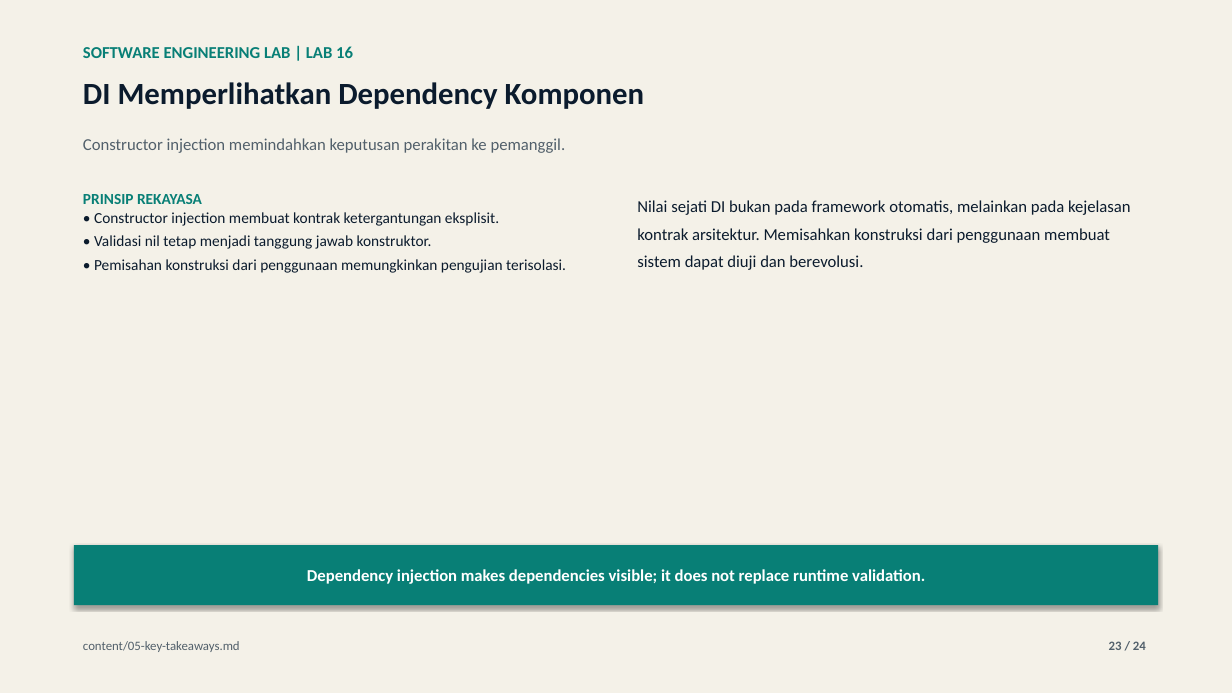
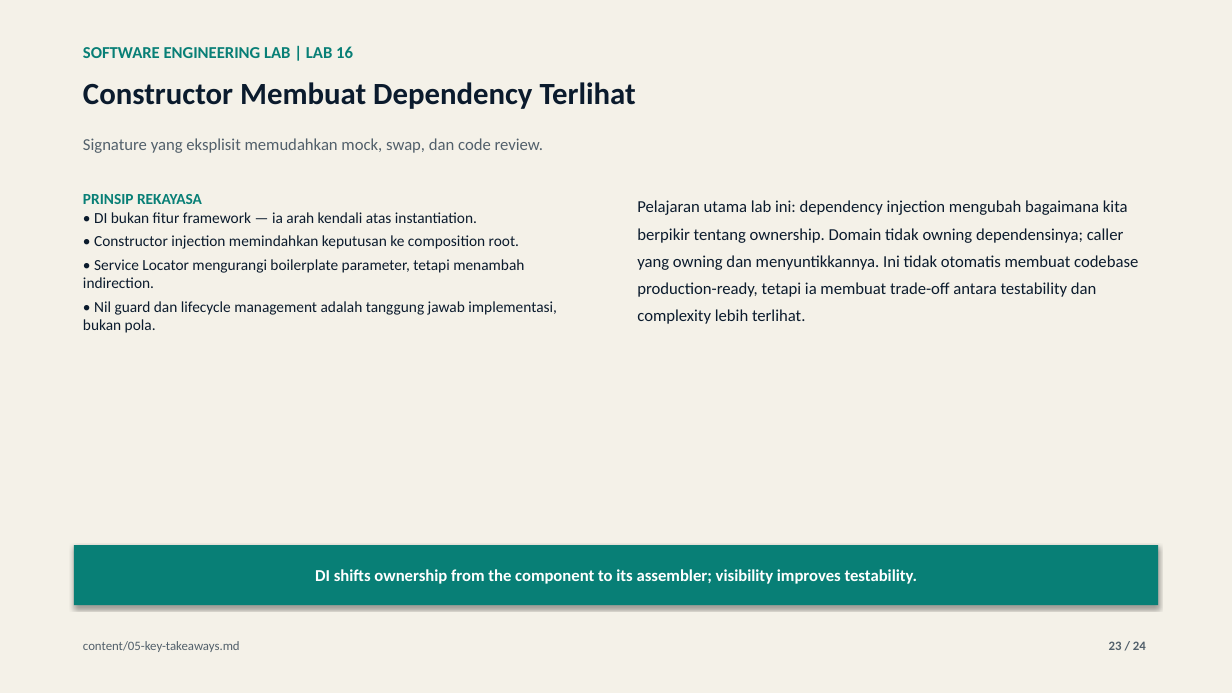
Before and after one commit to lukman-ss/software-engineering-lab, a slide deck: slide 23 of labs/16-dependency-injection/result/linkedin/lab-16-dependency-injection-carousel.pptx. Drawn at 1232x693 pixels with LibreOffice and Linux fonts; fonts in the diff are those of the drawing. Boxes give left, top, right and bottom in pixels: in the first picture for what was removed or moved away, otherwise in the second. Text is boxed around its words. In the diff, an @@ line names an element or a change of style, - is before the commit and + after.

Commit message:
feat(16-dependency-injection): publish carousel presentation, articles, and media deliverables
Complete publication package for Lab 16 (Dependency Injection):
Topic: Constructor Injection vs Service Locator: A Concrete Trade-off for Testability

- Carousel Deck: 24-slide visual storytelling deck in PDF and editable PPTX format
- Cover Artworks: Dual-language CRT covers (ID & EN 1920x1080 PNG)
- Technical Articles: Dev.to markdown draft and Medium HTML publication
- Reproducible Source: Defined via content_def.py with strict quality gates
- Claim Boundaries: Grounded in lab test assertions without exaggerated production claims

```diff
--- a/labs/16-dependency-injection/result/linkedin/lab-16-dependency-injection-carousel.pptx
+++ b/labs/16-dependency-injection/result/linkedin/lab-16-dependency-injection-carousel.pptx
@@ text at (83,82,636,109): text changed @@
-DI Memperlihatkan Dependency Komponen
+Constructor Membuat Dependency Terlihat
@@ text at (83,138,543,153): text changed @@
-Constructor injection memindahkan keputusan perakitan ke pemanggil.
+Signature yang eksplisit memudahkan mock, swap, dan code review.
@@ text at (637,200,1138,297): text changed @@
-Nilai sejati DI bukan pada framework otomatis, melainkan pada kejelasan kontrak arsitektur. Memisahkan konstruksi dari penggunaan membuat sistem dapat diuji dan berevolusi.
+Pelajaran utama lab ini: dependency injection mengubah bagaimana kita berpikir tentang ownership. Domain tidak owning dependensinya; caller yang owning dan menyuntikkannya. Ini tidak otomatis membuat codebase production-ready, tetapi ia membuat trade-off antara testability dan complexity lebih terlihat.
@@ text at (83,212,557,333): text changed @@
-• Constructor injection membuat kontrak ketergantungan eksplisit.
-• Validasi nil tetap menjadi tanggung jawab konstruktor.
-• Pemisahan konstruksi dari penggunaan memungkinkan pengujian terisolasi.
+• DI bukan fitur framework — ia arah kendali atas instantiation.
+• Constructor injection memindahkan keputusan ke composition root.
+• Service Locator mengurangi boilerplate parameter, tetapi menambah indirection.
+• Nil guard dan lifecycle management adalah tanggung jawab implementasi, bukan pola.
@@ text in rectangle at (315,569,917,584): text changed @@
-Dependency injection makes dependencies visible; it does not replace runtime validation.
+DI shifts ownership from the component to its assembler; visibility improves testability.
```
Also in this commit, not shown: 20 other slides changed, 3 slides added, 3 slides removed, 9 other files.
